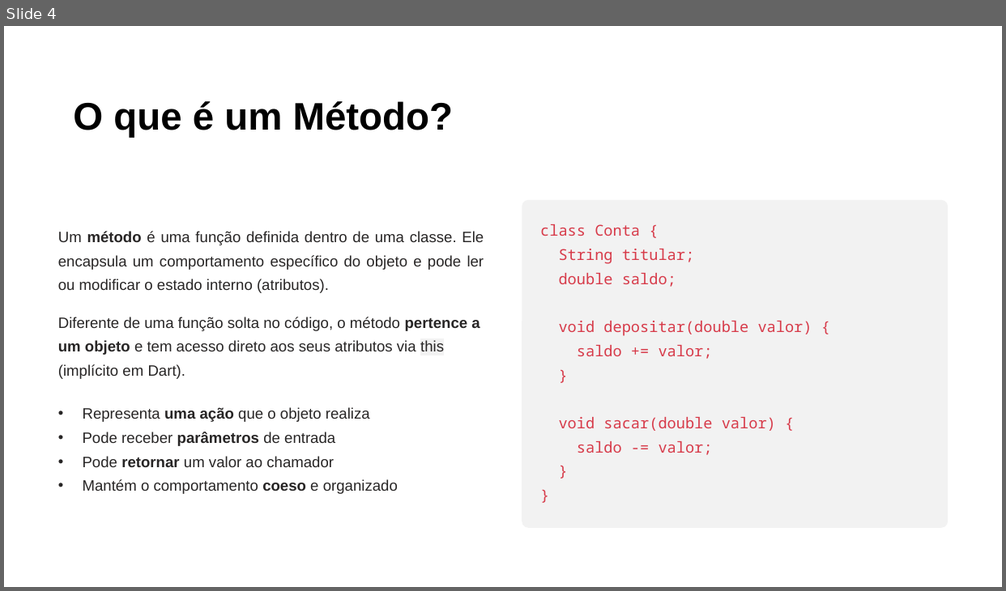
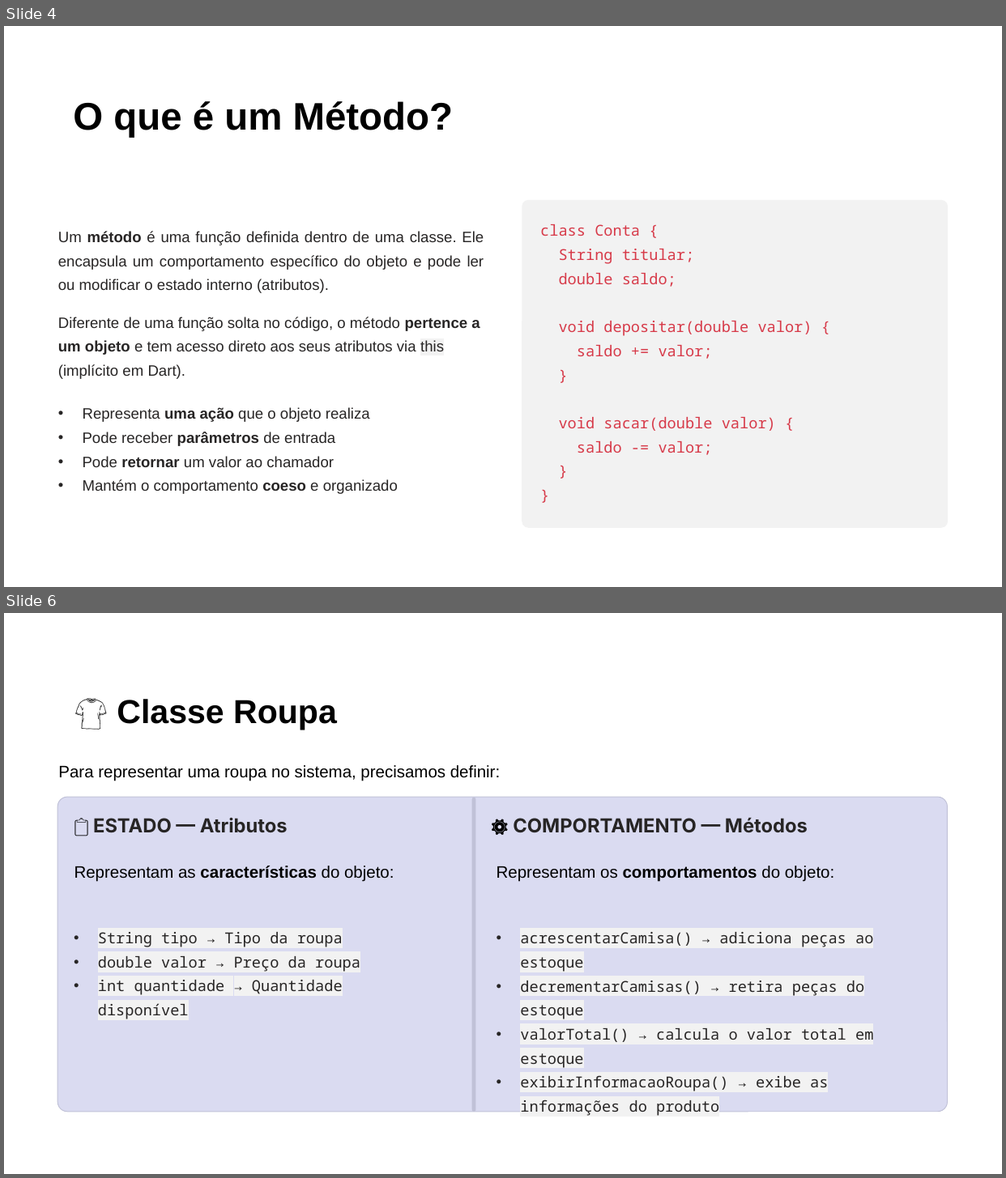
Before and after one commit to PedroMiho/UMC, a slide deck: ENGENHARIA DE SOFTWARE/Desenvolvimento de Aplicações/Pedro/Aula 04 - Métodos e Encapsulamento/Metodos-e-Encapsulamento-em-Dart.pptx. Shown one above the other, each under a label of ours: slide 4 before the commit, slides 4 and 6 after it; the slides between them are not shown. The pictures are 1006x591 and 1006x1178 pixels, drawn with LibreOffice and Linux fonts; fonts in the diff are those of the drawing; background and template pictures are left out. Boxes give left, top, right and bottom in pixels: in the first picture for what was removed or moved away, otherwise in the second. Text is boxed around its words. In the diff, an @@ line names an element or a change of style, - is before the commit and + after.

```diff
--- a/ENGENHARIA DE SOFTWARE/Desenvolvimento de Aplicações/Pedro/Aula 04 - Métodos e Encapsulamento/Metodos-e-Encapsulamento-em-Dart.pptx
+++ b/ENGENHARIA DE SOFTWARE/Desenvolvimento de Aplicações/Pedro/Aula 04 - Métodos e Encapsulamento/Metodos-e-Encapsulamento-em-Dart.pptx
@@ slide 6 added at (4, 613, 1002, 1174), background #FFFFFF @@
@@ text added at (117, 699, 337, 730), 32 pt, text #000000, bold @@
+👕 Classe Roupa
@@ text added at (58, 765, 500, 781), 16 pt, text #000000 @@
+Para representar uma roupa no sistema, precisamos definir:
@@ rounded rectangle added at (58, 797, 948, 1112), fill #DADBF1, outline #C0C1D7 0.75 pt @@
@@ rounded rectangle added at (472, 797, 475, 1112), fill #C0C1D7 @@
@@ text added at (93, 818, 288, 833), 18.5 pt, text #272525, bold @@
+📋 ESTADO — Atributos
@@ text added at (513, 817, 808, 833), 18.5 pt, text #272525, bold @@
+⚙️ COMPORTAMENTO — Métodos
@@ text added at (74, 866, 394, 882), 16 pt, text #000000 @@
+Representam as características do objeto:
@@ text added at (496, 866, 834, 882), 16 pt, text #000000 @@
+Representam os comportamentos do objeto:
@@ text added at (98, 932, 360, 1020), 14.5 pt, text #272525 @@
+• String tipo → Tipo da roupa
+• double valor → Preço da roupa
+• int quantidade → Quantidade disponível
@@ text added at (520, 932, 873, 1112), 14.5 pt, text #272525 @@
+• acrescentarCamisa() → adiciona peças ao estoque
+• decrementarCamisas() → retira peças do estoque
+• valorTotal() → calcula o valor total em estoque
+• exibirInformacaoRoupa() → exibe as informações do produto
```
Also in this commit, not shown: 6 slides changed, 2 other slides added, 1 other file.
